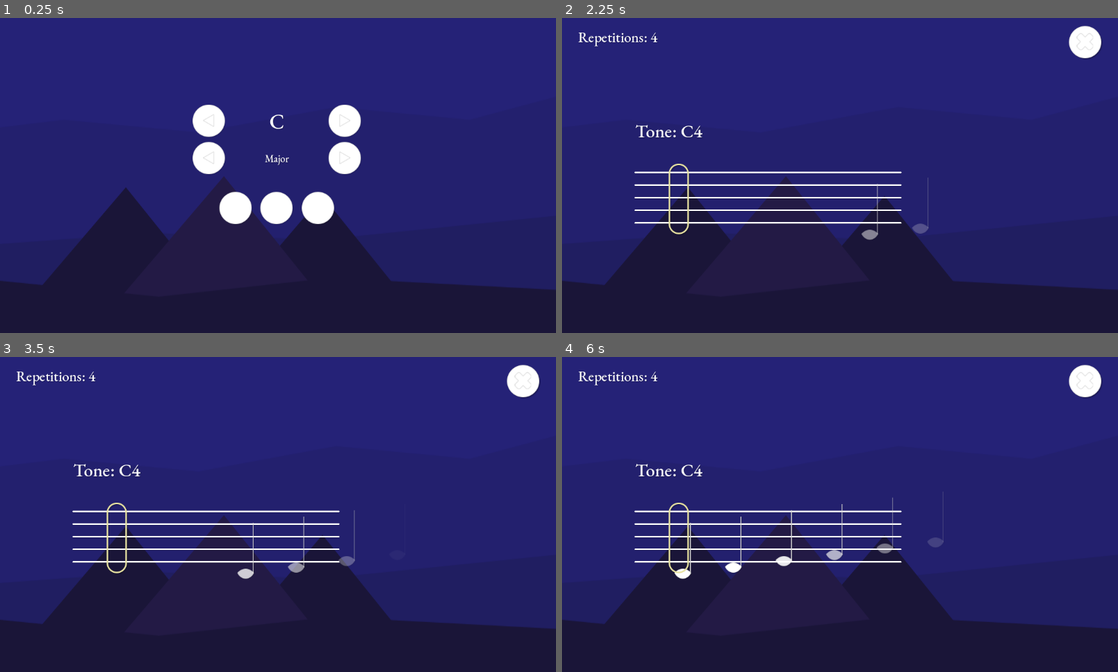
Above: before the commit, frames 1-4 (two rows, left to right).
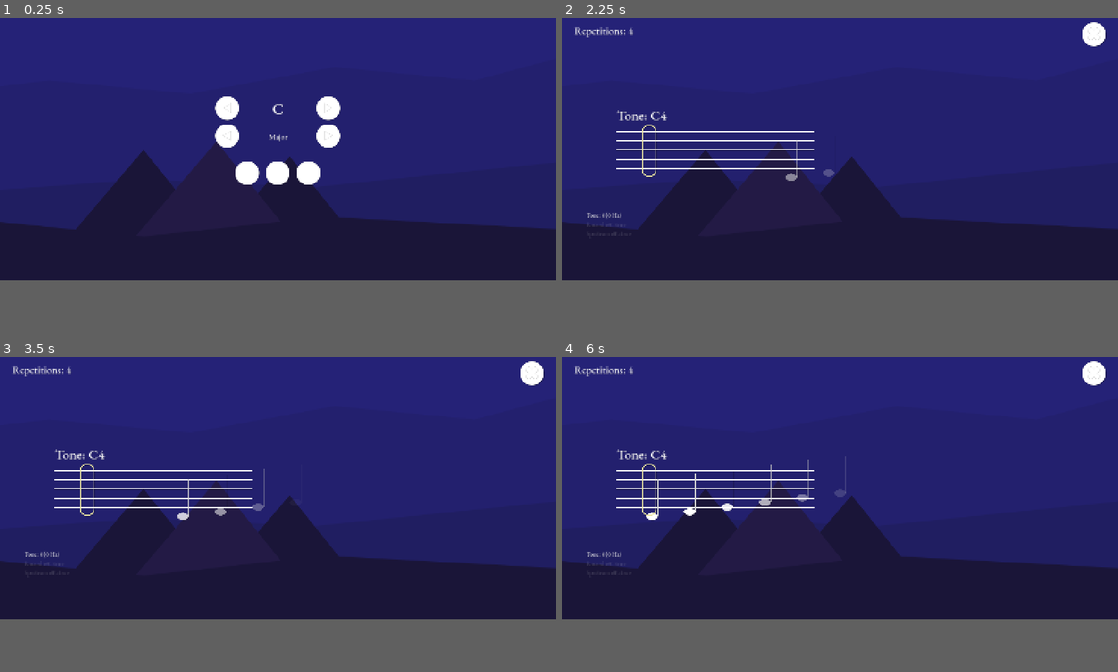
Above: after the commit, the same moments.

Repository: jw-xplore/TunnerScalePrototype
Game: Godot game, scene res://Game/Levels/Game.tscn
Same seed, same stepped clock (60 frames per second), same inputs: the game is played once before the commit and once after it. Sound files missing from this copy of the repository are replaced by a short silence.
Inputs (mouse positions are in pixels of both pictures, inside the frame that each line leads up to; where the layout moved, square brackets give the same spot in the first picture):
- Up to frame 1 (0.25 s): no input
- Up to frame 2 (2.25 s): click (806, 203) [795, 207] at 0.5 s; click (1095, 40) [1084, 43] at 1.25 s; click (806, 203) [795, 207] at 2 s
- Up to frame 3 (3.5 s): no input
- Up to frame 4 (6 s): no input
In our replay, the window is 800x465 before the commit and 800x389 after it. These sizes can differ from the game's own. Grey fills any space a smaller window leaves; there, only what the larger window draws over its background counts as a difference.

The runs differ from the first frame. In frame 1, 18% of the frame differs, in the area x 0-100%, y 24-87%; in frame 2, 17%; in frame 3, 17%; in frame 4, 17%.

Commit message:
Tweaked: Improve tone recognition and sunrise performance, Fixed: runrise image size

Diff:
--- a/Game/Levels/TestLevel.tscn
+++ b/Game/Levels/TestLevel.tscn
@@ -41,22 +41,24 @@
 [node name="NoteUI" type="CanvasLayer" parent="."]
 
 [node name="DebugUI" type="Control" parent="NoteUI"]
-visible = false
 layout_mode = 3
 anchors_preset = 0
 offset_right = 40.0
 offset_bottom = 40.0
 
 [node name="LblTone" type="Label" parent="NoteUI/DebugUI"]
+modulate = Color(1, 1, 1, 0.784314)
 layout_mode = 1
 anchors_preset = 2
 anchor_top = 1.0
 anchor_bottom = 1.0
 offset_left = 64.0
-offset_top = 456.0
+offset_top = 495.0
 offset_right = 111.0
-offset_bottom = 479.0
+offset_bottom = 518.0
 grow_vertical = 0
+theme_override_colors/font_shadow_color = Color(0, 0, 0, 0.196078)
+theme_override_fonts/font = ExtResource("4_abuft")
 text = "Tone: "
 vertical_alignment = 1
 
@@ -71,6 +73,8 @@
 offset_right = 104.0
 offset_bottom = 543.0
 grow_vertical = 0
+theme_override_colors/font_shadow_color = Color(0, 0, 0, 0.196078)
+theme_override_fonts/font = ExtResource("4_abuft")
 text = "Rec"
 vertical_alignment = 1
 
@@ -85,6 +89,8 @@
 offset_right = 107.0
 offset_bottom = 567.0
 grow_vertical = 0
+theme_override_colors/font_shadow_color = Color(0, 0, 0, 0.196078)
+theme_override_fonts/font = ExtResource("4_abuft")
 text = "Spect"
 vertical_alignment = 1
 
--- a/Game/Levels/ToneGame.gd
+++ b/Game/Levels/ToneGame.gd
@@ -194,13 +194,12 @@
 
 
 func _on_scale_key_list_item_selected(index: int) -> void:
-	var type: ScalesManager.EScaleTypes = itemlist_scale_type.get_selected_items()[0]
 	tones = scaleManager.generate_scale(itemlist_scale_key.get_item_text(index) , ScalesManager.EScaleTypes.Major)
 	add_reversed()
 
 func _on_scale_type_list_item_selected(index: int) -> void:
-	var key: String = itemlist_scale_key.get_item_text(itemlist_scale_key.get_selected_items()[0])
-	tones = scaleManager.generate_scale(key, index)
+	var k: String = itemlist_scale_key.get_item_text(itemlist_scale_key.get_selected_items()[0])
+	tones = scaleManager.generate_scale(k, index)
 	add_reversed()
 
 func add_reversed():
--- a/Game/Scenes/Play/SunriseImage.tscn
+++ b/Game/Scenes/Play/SunriseImage.tscn
@@ -16,59 +16,63 @@
 
 [node name="Background" type="Sprite2D" parent="."]
 modulate = Color(0.0251009, 0.223482, 0.401983, 1)
-position = Vector2(551, 315)
-scale = Vector2(18.2187, 11.0938)
+position = Vector2(719.273, 364.022)
+scale = Vector2(25.7125, 15.6569)
 texture = ExtResource("2_6xi4p")
 script = ExtResource("3_hsjid")
 colors = Array[Color]([Color(0.145098, 0.133333, 0.466667, 1), Color(0.172549, 0.160784, 0.513726, 1), Color(1, 0.341176, 0.133333, 1), Color(0.529412, 0.952941, 0.960784, 1), Color(0.698039, 0.980392, 0.972549, 1)])
 
 [node name="SkyMid" type="Sprite2D" parent="."]
 modulate = Color(0.0150554, 0.176542, 0.323274, 1)
-position = Vector2(528, 412)
-scale = Vector2(1.30325, 1.62325)
+position = Vector2(696.273, 461.022)
+scale = Vector2(1.83932, 2.29093)
 texture = ExtResource("3_u0cvc")
 script = ExtResource("3_hsjid")
 colors = Array[Color]([Color(0.137255, 0.12549, 0.431373, 1), Color(0.34902, 0.258824, 0.596078, 1), Color(1, 0.596078, 0, 1), Color(0.529412, 0.847059, 0.960784, 1), Color(0.639216, 0.901961, 1, 1)])
 
 [node name="SkyBottom" type="Sprite2D" parent="."]
 modulate = Color(0.0177791, 0.190518, 0.349067, 1)
-position = Vector2(533, 539)
-scale = Vector2(1.37362, 1.37362)
+position = Vector2(701.273, 588.022)
+scale = Vector2(1.93863, 1.93863)
 texture = ExtResource("4_u0cvc")
 script = ExtResource("3_hsjid")
 colors = Array[Color]([Color(0.12549, 0.117647, 0.380392, 1), Color(0.521569, 0.235294, 0.345098, 1), Color(1, 0.717647, 0.301961, 1), Color(1, 0.772549, 0.443137, 1), Color(0.443137, 0.721569, 1, 1)])
 
 [node name="Sun" type="Sprite2D" parent="."]
-position = Vector2(986, 604)
+position = Vector2(1116.83, 653.012)
+scale = Vector2(1.22849, 1.22849)
 texture = ExtResource("4_f3jl3")
 script = ExtResource("3_hsjid")
 colors = Array[Color]([Color(1, 0.835294, 0.309804, 1), Color(1, 0.835294, 0.309804, 1), Color(1, 0.835294, 0.309804, 1), Color(1, 0.835294, 0.309804, 1), Color(1, 0.835294, 0.309804, 1)])
 
 [node name="Mountain" type="Sprite2D" parent="."]
 modulate = Color(0.00865807, 0.128856, 0.245367, 1)
-position = Vector2(243.5, 477.5)
+position = Vector2(374.326, 526.512)
+scale = Vector2(1.22849, 1.22849)
 texture = ExtResource("5_f3jl3")
 script = ExtResource("3_hsjid")
 colors = Array[Color]([Color(0.101961, 0.0823529, 0.219608, 1), Color(0.305882, 0.219608, 0.513726, 1), Color(0.635294, 0.286275, 0.176471, 1), Color(0.666667, 0.564706, 0.337255, 1), Color(0.639216, 0.466667, 0.270588, 1)])
 
 [node name="Mountain2" type="Sprite2D" parent="."]
 modulate = Color(0.00865807, 0.128856, 0.245367, 1)
-position = Vector2(632.5, 494.5)
+position = Vector2(763.326, 543.512)
+scale = Vector2(1.22849, 1.22849)
 texture = ExtResource("5_f3jl3")
 script = ExtResource("3_hsjid")
 colors = Array[Color]([Color(0.101961, 0.0823529, 0.219608, 1), Color(0.305882, 0.219608, 0.513726, 1), Color(0.635294, 0.286275, 0.176471, 1), Color(0.666667, 0.564706, 0.337255, 1), Color(0.639216, 0.466667, 0.270588, 1)])
 
 [node name="Mountain3" type="Sprite2D" parent="."]
 modulate = Color(0.0126315, 0.151116, 0.28038, 1)
-position = Vector2(437.5, 455.5)
+position = Vector2(568.326, 504.512)
+scale = Vector2(1.22849, 1.22849)
 texture = ExtResource("5_f3jl3")
 script = ExtResource("3_hsjid")
 colors = Array[Color]([Color(0.136462, 0.103809, 0.269847, 1), Color(0.329822, 0.244206, 0.525804, 1), Color(0.713726, 0.309804, 0.184314, 1), Color(0.717647, 0.607843, 0.376471, 1), Color(0.670588, 0.509804, 0.32549, 1)])
 
 [node name="Ground" type="Sprite2D" parent="."]
 modulate = Color(0.00554011, 0.0949614, 0.188958, 1)
-position = Vector2(555, 604)
-scale = Vector2(1.43689, 1.43689)
+position = Vector2(723.273, 653.022)
+scale = Vector2(2.02793, 2.02793)
 texture = ExtResource("5_s16ga")
 script = ExtResource("3_hsjid")
 colors = Array[Color]([Color(0.101961, 0.0823529, 0.219608, 1), Color(0.254902, 0.172549, 0.454902, 1), Color(0.454902, 0.211765, 0.137255, 1), Color(0.427451, 0.388235, 0.184314, 1), Color(0.541176, 0.701961, 0.392157, 1)])
--- a/Game/Scenes/UI/MenuLayout.tscn
+++ b/Game/Scenes/UI/MenuLayout.tscn
@@ -8,9 +8,11 @@
 
 [node name="MenuLayout" type="Control" node_paths=PackedStringArray("lbl_key", "lbl_type")]
 layout_mode = 3
-anchors_preset = 0
-offset_right = 1097.0
-offset_bottom = 638.0
+anchors_preset = 15
+anchor_right = 1.0
+anchor_bottom = 1.0
+grow_horizontal = 2
+grow_vertical = 2
 script = ExtResource("1_humqo")
 lbl_key = NodePath("MarginContainer/VBoxContainer/KeySelection/Lbl_Key")
 lbl_type = NodePath("MarginContainer/VBoxContainer/TypeSelection/Lbl_Type")
--- a/Game/Scripts/Play/SunriseImagePart.gd
+++ b/Game/Scripts/Play/SunriseImagePart.gd
@@ -3,11 +3,16 @@
 
 @export var colors: Array[Color]
 
+var pos: float = 0
+var max: int = 0
+var start: Color
+var target: Color
+var col: Color
+var perc: float
+
 func coloring(progress: float):
-	var pos = floori(progress)
-	var max = colors.size() - 1
-	var start: Color
-	var target: Color
+	pos = floori(progress)
+	max = colors.size() - 1
 
 	if (pos + 1) < max:
 		start = colors[pos]
@@ -17,9 +22,10 @@
 		start = colors[pos]
 		target = colors[max]
 
-	var perc = progress - pos
+	perc = progress - pos
 
-	var r = (target.r - start.r) * perc + start.r
-	var g = (target.g - start.g) * perc + start.g
-	var b = (target.b - start.b) * perc + start.b
-	modulate = Color(r, g, b, 1)
+	col.r = (target.r - start.r) * perc + start.r
+	col.g = (target.g - start.g) * perc + start.g
+	col.b = (target.b - start.b) * perc + start.b
+
+	modulate = col
--- a/Game/Scripts/SheetRenderer.gd
+++ b/Game/Scripts/SheetRenderer.gd
@@ -40,7 +40,8 @@
 func _process(delta: float) -> void:
 	# Process note visibility
 	for note in notes_holder.get_children():
-		note_visibility(note)
+		if note.global_position.x > fade_size:
+			note.modulate.a = (fade_size - (note.global_position.x - fade_size)) / fade_size
 
 	# Remove notes if too left
 	for note in notes_holder.get_children():
@@ -91,10 +92,6 @@
 	for note in notes_holder.get_children():
 		notes_holder.remove_child(note)
 		note.queue_free()
-
-func note_visibility(note: Control):
-	if note.global_position.x > fade_size:
-		note.modulate.a = (fade_size - (note.global_position.x - fade_size)) / fade_size
 
 var move_track: float = 0
 var time_track: float = 0
--- a/Game/Scripts/System/GameManager.gd
+++ b/Game/Scripts/System/GameManager.gd
@@ -8,6 +8,16 @@
 var tone_game: ToneGameManager
 
 func _ready() -> void:
+	# Permisions
+	var permissions
+	if Engine.has_singleton("AndroidPermissions"):
+		permissions = Engine.get_singleton("AndroidPermissions")
+		permissions.init(get_instance_id(), false)
+
+	if permissions != null and !permissions.isRecordAudioPermissionGranted():
+		permissions.requestRecordAudioPermission()
+
+	# Run menu
 	activate_menu(true)
 
 func activate_menu(menu_active: bool):
@@ -20,13 +30,33 @@
 		tone_game.queue_free()
 		tone_game = null
 		sunrise_image.set_progress(0)
+		deactivate_recording()
 
 	# Game
 	if not menu_active:
+		activate_recording()
 		tone_game = game_scene.instantiate()
 		tone_game.sunriseImage = sunrise_image
 		tone_game.game_manager = self
 		add_child(tone_game)
+
+func activate_recording():
+	# Setup bus effects
+	var idx := AudioServer.get_bus_index("Record")
+	var effect = AudioServer.get_bus_effect(idx, 0)
+	effect.set_recording_active(false) # Just in case it's already running
+	AudioServer.set_bus_effect_enabled(idx, 0, false)
+	await get_tree().create_timer(0.1).timeout # Give it a moment
+
+	effect.set_recording_active(true)
+	AudioServer.set_bus_effect_enabled(idx, 0, true)
+
+func deactivate_recording():
+	var bus_idx := AudioServer.get_bus_index("Record")
+	var effect := AudioServer.get_bus_effect(bus_idx, 0) as AudioEffectRecord
+
+	effect.set_recording_active(false)
+	AudioServer.set_bus_effect_enabled(bus_idx, 0, false)
 
 func setup_game(bpm: int, repetitions: int, key: int, type: int):
 	tone_game.slider_bpm.value = bpm
--- a/Game/Scripts/ToneRecognition.gd
+++ b/Game/Scripts/ToneRecognition.gd
@@ -29,18 +29,14 @@
 @export var slider_vol_filter: Slider
 @export var lbl_vol_filter: Label
 
+const energy_boost = 0.001 * 2
+
 func _ready() -> void:
-	# Handle permision
-	if Engine.has_singleton("AndroidPermissions"):
-		permissions = Engine.get_singleton("AndroidPermissions")
-		permissions.init(get_instance_id(), false)
-
-	if permissions != null and !permissions.isRecordAudioPermissionGranted():
-		permissions.requestRecordAudioPermission()
-
 	# Setup bus effects
 	var idx := AudioServer.get_bus_index("Record")
 	effect = AudioServer.get_bus_effect(idx, 0)
+	effect.set_recording_active(true)
+
 	spectrum = AudioServer.get_bus_effect_instance(idx, 1)
 
 	# Setup UI
@@ -48,53 +44,36 @@
 
 	clear_current_note()
 
-func _process(delta: float) -> void:
-	processSound()
-	# UI
-	lbl_tone.text = "Tone: " + current_note + str(current_octave) + " (" + str(current_fq) + " Hz)"
 	lbl_record_exist.text = "Record eff.: " + str(effect != null)
 	lbl_spectrum_exist.text = "Spectrum eff.: " + str(spectrum != null)
 
+func _process(delta: float) -> void:
+	if (spectrum != null):
+		processSound()
+	# UI
+	lbl_tone.text = "Tone: " + current_note + str(current_octave) + " (" + str(current_fq) + " Hz)"
+
 # Notes detection handling
 func processSound():
-	var prev_hz := 0.0
+	var prev_hz: float = 0.0
+	var energies: Array[float] = []
 
-	var totalEnergy = 0.0
-	var energies = []
-
-	var largestRange = 0
-	var largestRangeFq = 0
-	var valumeOfLargestRange = 0
+	# Loop variables
+	var hz: float = 0
+	var magnitude: float = 0
+	var energy: float = 0
 
 	for i in range(1, VU_COUNT + 1):
-		var hz := i * FREQ_MAX / VU_COUNT
-		var magnitude := spectrum.get_magnitude_for_frequency_range(prev_hz, hz).length()
-		var energy := clampf((MIN_DB + linear_to_db(magnitude)) / MIN_DB, 0, 1)
-		energies.append(energy * energy_boost(hz, FREQ_MAX, 2))
+		hz = i * FREQ_MAX / VU_COUNT
+		magnitude = spectrum.get_magnitude_for_frequency_range(prev_hz, hz).length()
+		energy = clampf((MIN_DB + linear_to_db(magnitude)) / MIN_DB, 0, 1)
+		energy *= (FREQ_MAX - hz) * energy_boost # Boost lower FQ
+		energies.append(energy)
+		#energies.append(energy * energy_boost(hz, FREQ_MAX, 2))
 		prev_hz = hz
-
-		# Sum frequencies
-		totalEnergy += energy
-
-		if largestRange < energy:
-			valumeOfLargestRange = energy
-			largestRange = energy
-			largestRangeFq = hz
 
 	var ac = autocorrelation(energies)
 	playedNote(ac)
-
-	"""
-	if valumeOfLargestRange >= ignore_tone_below_volume:
-		#print("loudest: " + str(valumeOfLargestRange) + " DB")
-		playedNote(largestRangeFq)
-	else:
-		#print("ignore input")
-		pass
-	"""
-
-func energy_boost(frequency: float, max_fq: float, boost: float) -> float:
-	return (max_fq - frequency) * 0.001 * boost
 
 func playedNote(frequency) -> void:
 	if frequency <= 0:
@@ -110,12 +89,14 @@
 
 func autocorrelation(energies: Array):
 	#var correlations = []
-	var s = energies.size()
-	var largest_correlation = energies[0] * energies[0]
-	var lagest_pos = 0
+	var s: int = energies.size()
+	var largest_correlation: float = energies[0] * energies[0]
+	var lagest_pos: int = 0
 
-	for lag in range(1, s):
-		var cor = energies[lag] * energies[(lag * 2) % s]
+	var cor: float
+
+	for lag in range(1, energies.size()):
+		cor = energies[lag] * energies[(lag * 2) % s]
 		if largest_correlation < cor:
 			largest_correlation = cor
 			lagest_pos = lag
--- a/project.godot
+++ b/project.godot
@@ -21,8 +21,10 @@
 
 [display]
 
-window/size/viewport_width=1100
-window/size/viewport_height=640
+window/size/viewport_width=1480
+window/size/viewport_height=720
+window/stretch/mode="canvas_items"
+window/stretch/aspect="expand"
 
 [dotnet]
 
@@ -30,4 +32,5 @@
 
 [rendering]
 
+renderer/rendering_method="mobile"
 textures/vram_compression/import_etc2_astc=true
